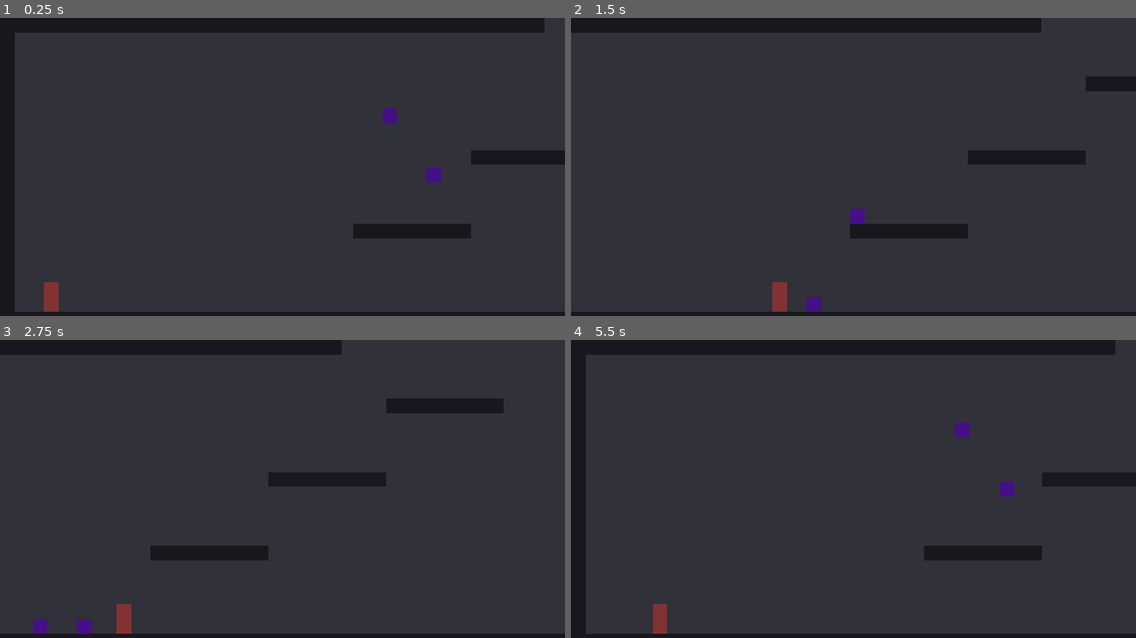
Above: before the commit, frames 1-4 (two rows, left to right).
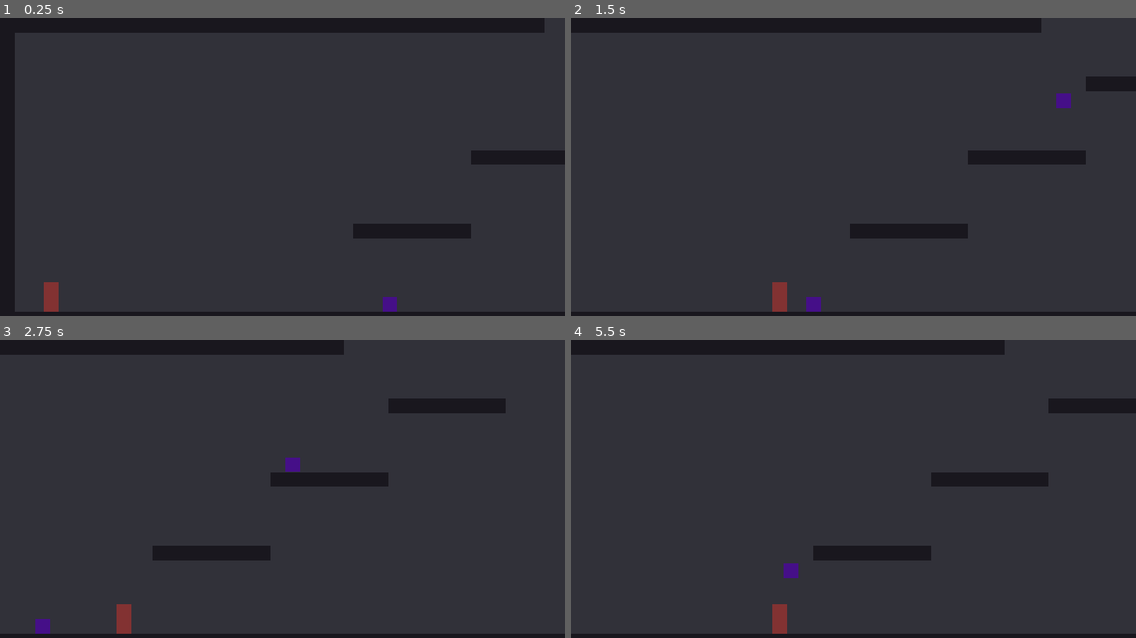
Above: after the commit, the same moments.

Repository: RubixDev/OutOfBounds
Game: Godot game, scene res://scenes/MainScene.tscn
Two runs of this game, one before a commit and one after it. Both use one fixed random seed, a clock stepped at 60 frames per second and the inputs below.
Inputs:
- Up to frame 1 (0.25 s): no input
- Up to frame 2 (1.5 s): hold Right (move_right) from 0.53 s (still down); tap Shift (go_oob) at 0.6, 1.35 s; tap Up (jump) at 0.77 s
- Up to frame 3 (2.75 s): tap Up (jump) at 1.52 s; release Right (move_right) at 2.03 s; hold Left (move_left) from 2.03 s (still down); tap Shift (go_oob) at 2.1 s
- Up to frame 4 (5.5 s): tap Shift (go_oob) every 0.75 s from 2.85 to 5.1 s; tap Up (jump) at 3.02, 3.77, 4.52 s; release Left (move_left) at 4.28 s; hold Right (move_right) from 4.28 s (still down)

The runs differ from the first frame. In frame 1, 0.4% of the frame differs, in the area x 67-79%, y 30-99%; in frame 2, 0.3%; in frame 3, 0.4%; in frame 4, 8.7%, in the area x 0-100%, y 0-99%.

Commit message:
Add death screen

Diff:
--- /dev/null
+++ b/src/fonts/Josefin_Sans/120pt/JosefinSans-Bold_120pt.tres
@@ -0,0 +1,8 @@
+[gd_resource type="DynamicFont" load_steps=2 format=2]
+
+[sub_resource type="DynamicFontData" id=1]
+font_path = "res://fonts/Josefin_Sans/static/JosefinSans-Bold.ttf"
+
+[resource]
+size = 120
+font_data = SubResource( 1 )
--- /dev/null
+++ b/src/fonts/Josefin_Sans/60pt/JosefinSans-Regular_60pt.tres
@@ -0,0 +1,8 @@
+[gd_resource type="DynamicFont" load_steps=2 format=2]
+
+[sub_resource type="DynamicFontData" id=1]
+font_path = "res://fonts/Josefin_Sans/static/JosefinSans-Regular.ttf"
+
+[resource]
+size = 60
+font_data = SubResource( 1 )
--- a/src/project.godot
+++ b/src/project.godot
@@ -23,6 +23,10 @@
 window/size/test_height=720
 window/stretch/mode="2d"
 window/stretch/aspect="keep"
+
+[gui]
+
+theme/custom_font="res://fonts/Josefin_Sans/60pt/JosefinSans-Regular_60pt.tres"
 
 [input]
 
--- /dev/null
+++ b/src/scenes/DeathScreen.tscn
@@ -0,0 +1,62 @@
+[gd_scene load_steps=3 format=2]
+
+[ext_resource path="res://fonts/Josefin_Sans/120pt/JosefinSans-Bold_120pt.tres" type="DynamicFont" id=1]
+[ext_resource path="res://scripts/RestartButton.gd" type="Script" id=2]
+
+[node name="DeathScreen" type="Control"]
+anchor_right = 1.0
+anchor_bottom = 1.0
+__meta__ = {
+"_edit_use_anchors_": false
+}
+
+[node name="ColorRect" type="ColorRect" parent="."]
+anchor_right = 1.0
+anchor_bottom = 1.0
+color = Color( 0.87451, 0.0823529, 0.0823529, 0.54902 )
+__meta__ = {
+"_edit_use_anchors_": false
+}
+
+[node name="MarginContainer" type="MarginContainer" parent="."]
+anchor_right = 1.0
+anchor_bottom = 1.0
+margin_left = 50.0
+margin_top = 200.0
+margin_right = -50.0
+margin_bottom = -50.0
+
+[node name="VBoxContainer" type="VBoxContainer" parent="MarginContainer"]
+margin_right = 1820.0
+margin_bottom = 830.0
+custom_constants/separation = 100
+
+[node name="MarginContainer" type="MarginContainer" parent="MarginContainer/VBoxContainer"]
+margin_right = 1820.0
+margin_bottom = 120.0
+
+[node name="Title" type="Label" parent="MarginContainer/VBoxContainer/MarginContainer"]
+margin_right = 1820.0
+margin_bottom = 120.0
+custom_fonts/font = ExtResource( 1 )
+text = "You Died"
+align = 1
+valign = 1
+uppercase = true
+
+[node name="CenterContainer" type="CenterContainer" parent="MarginContainer/VBoxContainer"]
+margin_top = 220.0
+margin_right = 1820.0
+margin_bottom = 320.0
+
+[node name="VBoxContainer" type="VBoxContainer" parent="MarginContainer/VBoxContainer/CenterContainer"]
+margin_left = 760.0
+margin_right = 1060.0
+margin_bottom = 100.0
+
+[node name="RestartButton" type="Button" parent="MarginContainer/VBoxContainer/CenterContainer/VBoxContainer"]
+margin_right = 300.0
+margin_bottom = 100.0
+rect_min_size = Vector2( 300, 100 )
+text = "Restart"
+script = ExtResource( 2 )
--- a/src/scenes/MainScene.tscn
+++ b/src/scenes/MainScene.tscn
@@ -1,8 +1,9 @@
-[gd_scene load_steps=4 format=2]
+[gd_scene load_steps=5 format=2]
 
 [ext_resource path="res://scenes/Wall.tscn" type="PackedScene" id=1]
 [ext_resource path="res://scenes/Enemy.tscn" type="PackedScene" id=2]
 [ext_resource path="res://scenes/Player.tscn" type="PackedScene" id=3]
+[ext_resource path="res://scenes/DeathScreen.tscn" type="PackedScene" id=4]
 
 [node name="MainScene" type="Node2D"]
 
@@ -38,10 +39,10 @@
 [node name="Enemies" type="Node" parent="."]
 
 [node name="Enemy1" parent="Enemies" instance=ExtResource( 2 )]
-position = Vector2( 1375, 225 )
+position = Vector2( 2225, 175 )
 
 [node name="Enemy2" parent="Enemies" instance=ExtResource( 2 )]
-position = Vector2( 1525, 425 )
+position = Vector2( 1375, 975 )
 
 [node name="Player" parent="." instance=ExtResource( 3 )]
 position = Vector2( 175, 950 )
@@ -61,3 +62,8 @@
 drag_margin_bottom = 0.0
 editor_draw_limits = true
 editor_draw_drag_margin = true
+
+[node name="CanvasLayer" type="CanvasLayer" parent="."]
+
+[node name="DeathScreen" parent="CanvasLayer" instance=ExtResource( 4 )]
+visible = false
--- a/src/scripts/Player.gd
+++ b/src/scripts/Player.gd
@@ -2,6 +2,7 @@
 
 onready var collider: CollisionShape2D = get_node('Collider')
 onready var camera: Camera2D = get_node('Camera')
+onready var deathScreen: Control = get_node('/root/MainScene/CanvasLayer/DeathScreen')
 # onready var sprite: Sprite = get_node('Sprite')
 
 export var initialJumpTimer = 0.2
@@ -24,6 +25,7 @@
 var velocity = Vector2()
 var jumpTimer = 0
 var groundedTimer = 0
+var isDead = false
 
 
 func _ready():
@@ -35,9 +37,18 @@
 		enemy.connect('touched_player', self, '_touched_enemy')
 
 func _touched_enemy(_enemy):
-	reload_scene()
+	handle_death()
 
 func _physics_process(delta):
+	# Gravity
+	velocity.y += GRAVITY
+
+	# Stop here if dead
+	if isDead:
+		velocity.x = 0
+		velocity = move_and_slide(velocity, Vector2.UP, true)
+		return
+
 	# Movement
 	if Input.is_action_pressed('move_left') && velocity.x >= -MAX_VELOCITY:
 		velocity.x -= ACCELERATION
@@ -76,9 +87,6 @@
 		elif (0 < velocity.x && velocity.x <= friction) || (-friction <= velocity.x && velocity.x < 0):
 			velocity.x = 0
 
-	# Gravity
-	velocity.y += GRAVITY
-
 	# OOB
 	if Input.is_action_just_pressed('go_oob'):
 		collider.disabled = true
@@ -88,22 +96,28 @@
 	# Death outside camera area
 	var cameraCenter = camera.get_camera_screen_center()
 	if self.position.y > cameraCenter.y + CAMERA_HALF_HEIGHT:
-		reload_scene()
+		handle_death()
 	elif self.position.y < cameraCenter.y - CAMERA_HALF_HEIGHT:
-		reload_scene()
+		handle_death()
 	elif self.position.x > cameraCenter.x + CAMERA_HALF_WIDTH:
-		reload_scene()
+		handle_death()
 	elif self.position.x < cameraCenter.x - CAMERA_HALF_WIDTH:
-		reload_scene()
+		handle_death()
 
 	# Enemy collison
 	for i in get_slide_count():
 		var collided = get_slide_collision(i).collider
 		if collided is Node && collided.is_in_group('Enemy'):
-			reload_scene()
+			handle_death()
 
 	# Apply movement
 	velocity = move_and_slide(velocity, Vector2.UP, true)
 
-func reload_scene():
-	var _result = get_tree().change_scene(get_tree().current_scene.filename)
+func handle_death():
+	if isDead:
+		return
+	collider.disabled = true
+	deathScreen.visible = true
+	velocity.x = 0
+	velocity.y = -(CAMERA_HEIGHT * 0.75)
+	isDead = true
--- /dev/null
+++ b/src/scripts/RestartButton.gd
@@ -0,0 +1,5 @@
+extends Button
+
+
+func _pressed():
+	var _result = get_tree().change_scene('res://scenes/MainScene.tscn')
Binary file added: src/fonts/Josefin_Sans/static/JosefinSans-Bold.ttf
Binary file added: src/fonts/Josefin_Sans/static/JosefinSans-BoldItalic.ttf
Binary file added: src/fonts/Josefin_Sans/static/JosefinSans-ExtraLight.ttf
Binary file added: src/fonts/Josefin_Sans/static/JosefinSans-ExtraLightItalic.ttf
Binary file added: src/fonts/Josefin_Sans/static/JosefinSans-Italic.ttf
Binary file added: src/fonts/Josefin_Sans/static/JosefinSans-Light.ttf
Binary file added: src/fonts/Josefin_Sans/static/JosefinSans-LightItalic.ttf
Binary file added: src/fonts/Josefin_Sans/static/JosefinSans-Medium.ttf
Binary file added: src/fonts/Josefin_Sans/static/JosefinSans-MediumItalic.ttf
Binary file added: src/fonts/Josefin_Sans/static/JosefinSans-Regular.ttf
Binary file added: src/fonts/Josefin_Sans/static/JosefinSans-SemiBold.ttf
Binary file added: src/fonts/Josefin_Sans/static/JosefinSans-SemiBoldItalic.ttf
(and 2 more such lines)
